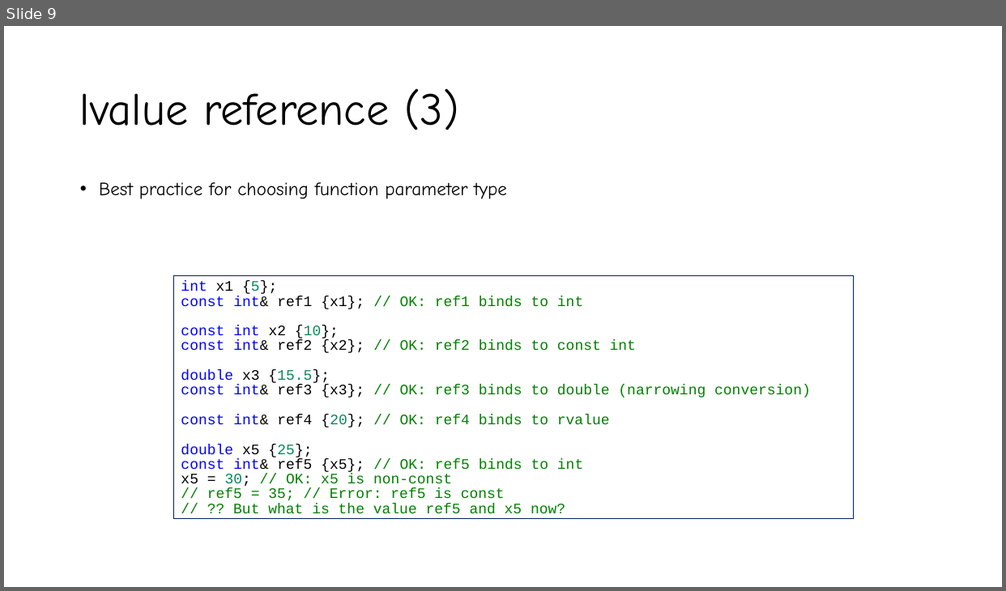
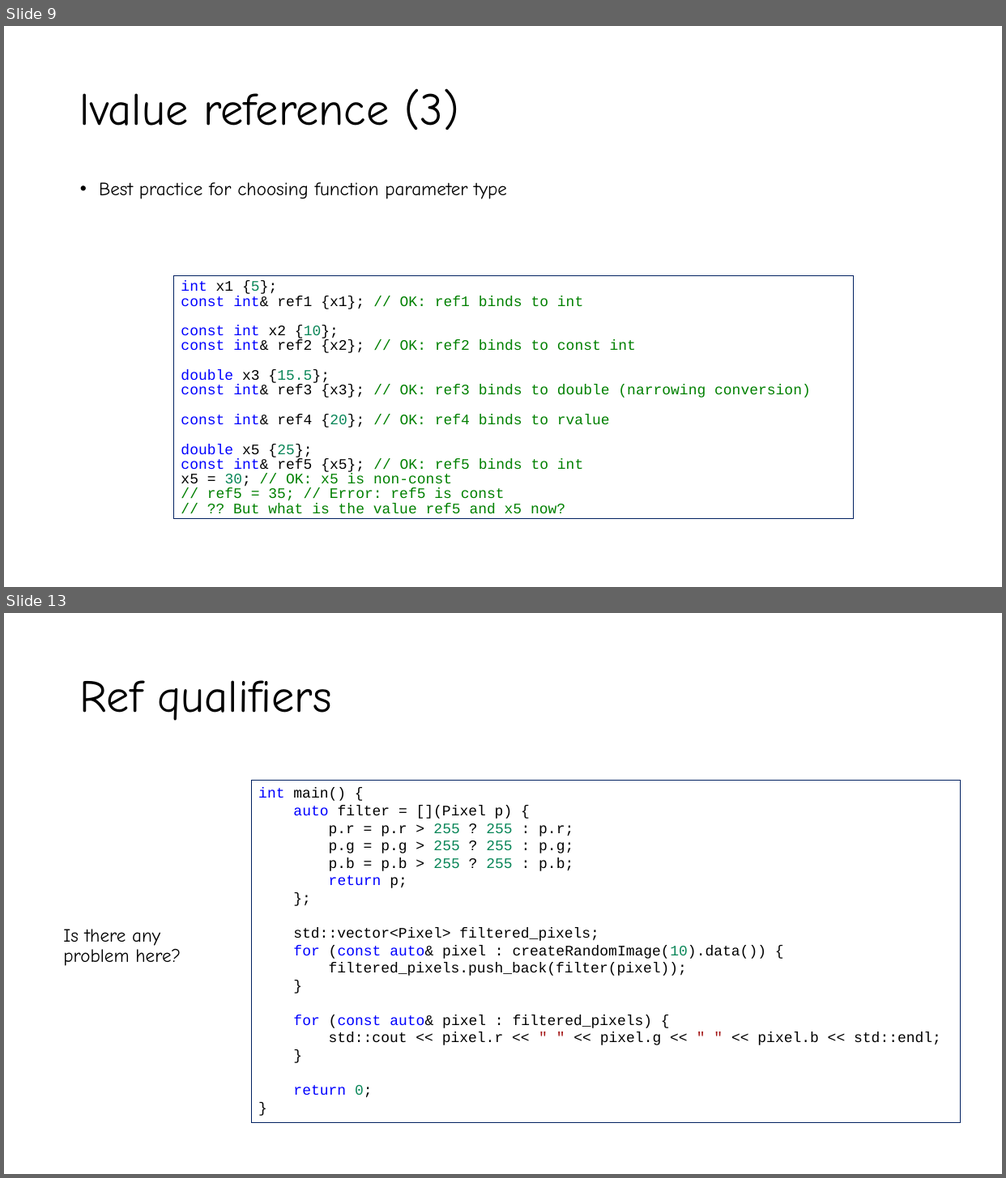
Before and after one commit to Anh26535D/cpp, a slide deck: slide/value_category_and_move_semantic.pptx. Shown one above the other, each under a label of ours: slide 9 before the commit, slides 9 and 13 after it; the slides between them are not shown. The pictures are 1006x591 and 1006x1178 pixels, drawn with LibreOffice and Linux fonts; fonts in the diff are those of the drawing. Boxes give left, top, right and bottom in pixels: in the first picture for what was removed or moved away, otherwise in the second. Text is boxed around its words. In the diff, an @@ line names an element or a change of style, - is before the commit and + after.

```diff
--- a/slide/value_category_and_move_semantic.pptx
+++ b/slide/value_category_and_move_semantic.pptx
@@ slide 13 added at box(4, 613, 1002, 1174), background #FFFFFF @@
@@ title added at box(80, 680, 332, 721), 44 pt, text #000000 @@
+Ref qualifiers
@@ rectangle added at box(251, 780, 961, 1122), outline #002060 0.75 pt, 14 pt, text #000000 @@
+int main() {
+auto filter = [](Pixel p) {
+p.r = p.r > 255 ? 255 : p.r;
+p.g = p.g > 255 ? 255 : p.g;
+p.b = p.b > 255 ? 255 : p.b;
+return p;
+};
+std::vector<Pixel> filtered_pixels;
+for (const auto& pixel : createRandomImage(10).data()) {
+filtered_pixels.push_back(filter(pixel));
+}
+for (const auto& pixel : filtered_pixels) {
+std::cout << pixel.r << " " << pixel.g << " " << pixel.b << std::endl;
+}
+return 0;
+}
@@ text added at box(63, 929, 181, 966), 18 pt, text #000000 @@
+Is there any problem here?
```
Also in this commit, not shown: 3 other slides added.
